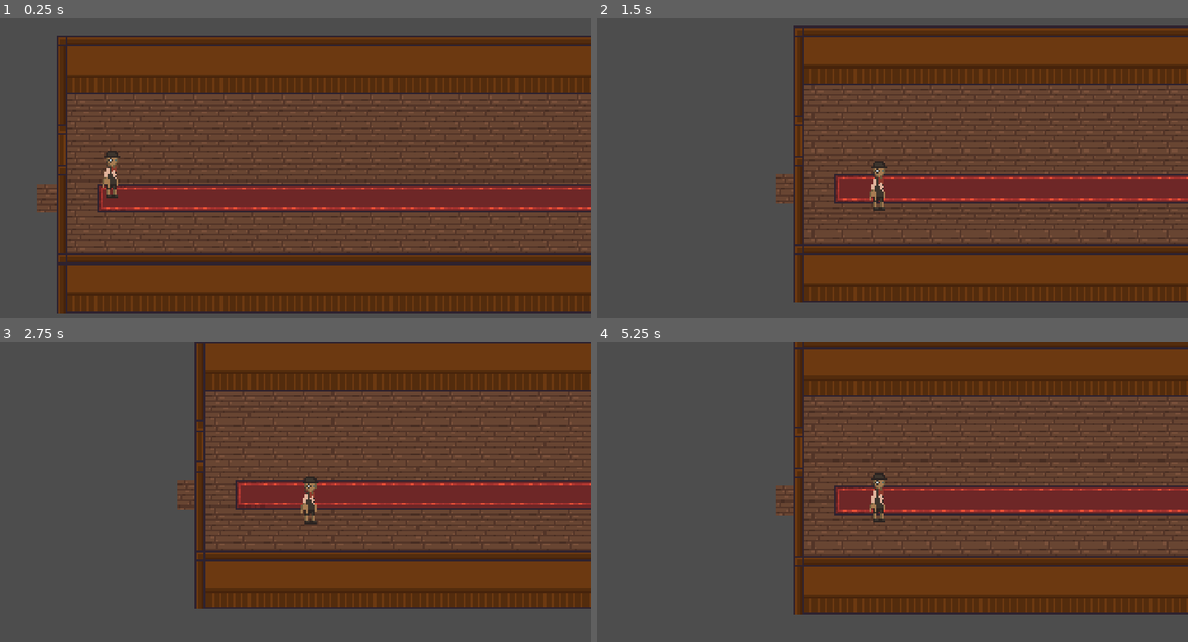
Above: before the commit, frames 1-4 (two rows, left to right).
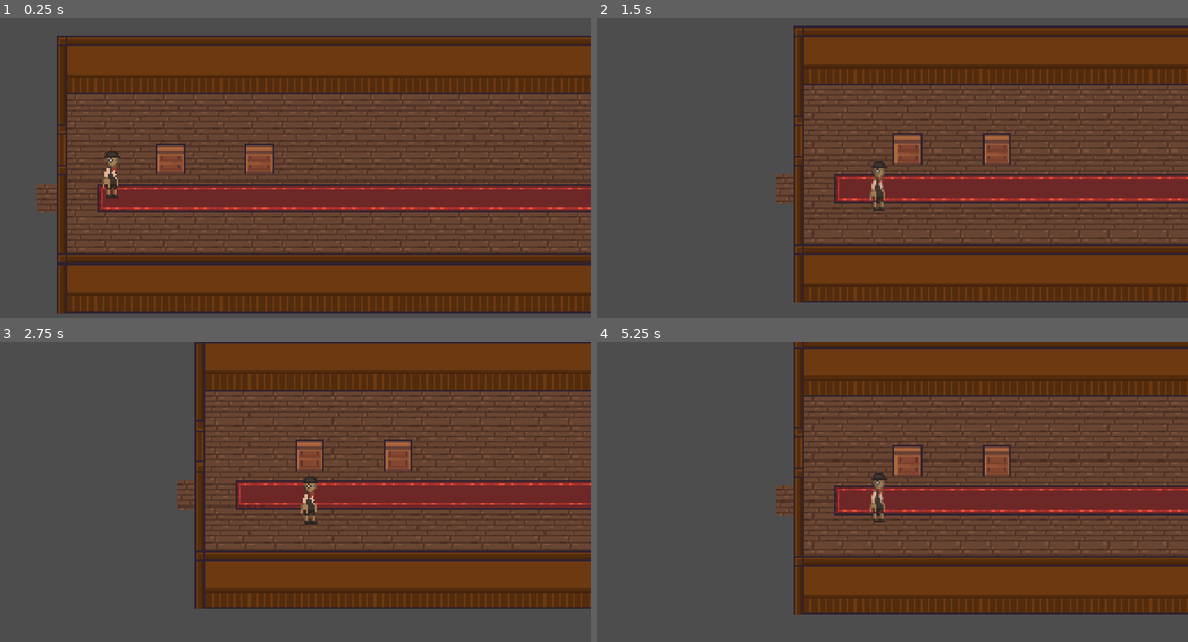
Above: after the commit, the same moments.

Repository: Haaxor1689/gmtk-2026
Game: Godot game, scene res://root.tscn
Same seed, same stepped clock (60 frames per second), same inputs: the game is played once before the commit and once after it.
Inputs:
- Up to frame 1 (0.25 s): no input
- Up to frame 2 (1.5 s): hold Right (right) 0.53-1.28 s; tap Enter at 1.25 s; hold Down (down) from 1.28 s (still down)
- Up to frame 3 (2.75 s): tap Space at 2 s; release Down (down) at 2.03 s; hold Right (right) from 2.03 s (still down)
- Up to frame 4 (5.25 s): tap Enter at 2.75, 4.25 s; release Right (right) at 2.78 s; hold Up (up) 2.78-3.53 s; tap Space at 3.5, 5 s; hold Left (left) 3.53-5.03 s; hold Down (down) from 5.03 s (still down)

The runs differ from the first frame. In frame 1, 0.8% of the frame differs, in the area x 26-47%, y 41-52%; in frame 2, 0.8%; in frame 3, 0.7%; in frame 4, 0.9%, in the area x 46-70%, y 34-57%.

Commit message:
Simple pushable box and global texture filtering set to nearest neighbor

Diff:
--- a/project.godot
+++ b/project.godot
@@ -66,6 +66,7 @@
 
 [rendering]
 
+textures/canvas_textures/default_texture_filter=0
 rendering_device/driver.windows="d3d12"
 renderer/rendering_method="gl_compatibility"
 renderer/rendering_method.mobile="gl_compatibility"
--- a/src/global.gd
+++ b/src/global.gd
@@ -28,6 +28,13 @@
 	for t in tilemaps:
 		if t.is_collidable:
 			if t.get_cell_source_id(new_position) != -1:
+				return false
+
+	for obj in objects:
+		if obj.grid_pos == new_position:
+			if obj.is_pushable and Global.try_move(obj, direction, true):
+				return true
+			else:
 				return false
 
 	var local_center := tilemap.map_to_local(new_position)
--- a/src/global.tscn
+++ b/src/global.tscn
@@ -10,7 +10,6 @@
 shader_parameter/cam_offset = Vector2(0, 0)
 
 [node name="Root" type="Node2D" unique_id=30303888]
-texture_filter = 1
 script = ExtResource("1_kfmdv")
 
 [node name="SubViewportContainer" type="SubViewportContainer" parent="." unique_id=1965441994]
--- a/src/grid_node.gd
+++ b/src/grid_node.gd
@@ -2,6 +2,11 @@
 class_name GridNode
 
 var grid_pos: Vector2 = Vector2.ZERO
+@export var is_pushable: bool = false
 
 func _ready() -> void:
 	Global.align_to_grid(self)
+	Global.objects.append(self)
+
+func _exit_tree() -> void:
+	Global.objects.erase(self)
--- a/src/levels/level1.tscn
+++ b/src/levels/level1.tscn
@@ -3,9 +3,9 @@
 [ext_resource type="TileSet" uid="uid://c430phlsddfjk" path="res://src/tilemap/carriage_tileset.tres" id="2_68xyb"]
 [ext_resource type="PackedScene" uid="uid://dke36x3se7ote" path="res://src/player/player.tscn" id="3_ay5hh"]
 [ext_resource type="Script" uid="uid://yyfdpisdfsgv" path="res://src/tilemap/tilemap.gd" id="3_feg4a"]
+[ext_resource type="PackedScene" uid="uid://c6ixj0c287w2e" path="res://src/objects/box.tscn" id="4_ih7hf"]
 
 [node name="Level" type="Node2D" unique_id=300137770]
-texture_filter = 1
 
 [node name="Background" type="TileMapLayer" parent="." unique_id=1967222743]
 tile_map_data = PackedByteArray("AAADAAEAAgACAAAAAAADAAAAAgAAAAUAAAADAP//AgACAAAAAAADAP7/AgACAAAAAAADAP3/AgACAAAAAAACAP …(3424 unchanged characters)…
@@ -29,3 +29,9 @@
 tile_set = ExtResource("2_68xyb")
 collision_enabled = false
 script = ExtResource("3_feg4a")
+
+[node name="Box" parent="." unique_id=1172009491 instance=ExtResource("4_ih7hf")]
+position = Vector2(-180, -6)
+
+[node name="Box2" parent="." unique_id=484870600 instance=ExtResource("4_ih7hf")]
+position = Vector2(-142, -7)
--- /dev/null
+++ b/src/objects/box.tscn
@@ -0,0 +1,13 @@
+[gd_scene format=3 uid="uid://c6ixj0c287w2e"]
+
+[ext_resource type="Script" uid="uid://d2sw1a8mwu3p2" path="res://src/grid_node.gd" id="1_5os2w"]
+[ext_resource type="Texture2D" uid="uid://q4umcu00kjby" path="res://assets/box.png" id="2_s6jp8"]
+
+[node name="Box" type="Node2D" unique_id=1172009491]
+script = ExtResource("1_5os2w")
+is_pushable = true
+metadata/_custom_type_script = "uid://d2sw1a8mwu3p2"
+
+[node name="Sprite2D" type="Sprite2D" parent="." unique_id=1510078233]
+position = Vector2(0, -5)
+texture = ExtResource("2_s6jp8")
--- a/src/player/player.tscn
+++ b/src/player/player.tscn
@@ -4,7 +4,6 @@
 [ext_resource type="Texture2D" uid="uid://jn1poq1slkun" path="res://assets/player.png" id="2_mf2ua"]
 
 [node name="Player" type="Node2D" unique_id=2070835607]
-texture_filter = 1
 script = ExtResource("1_rxibo")
 
 [node name="Sprite2D" type="Sprite2D" parent="." unique_id=1003064723]
Binary file added: assets/box.png
Not shown, added: assets/box.png.import
